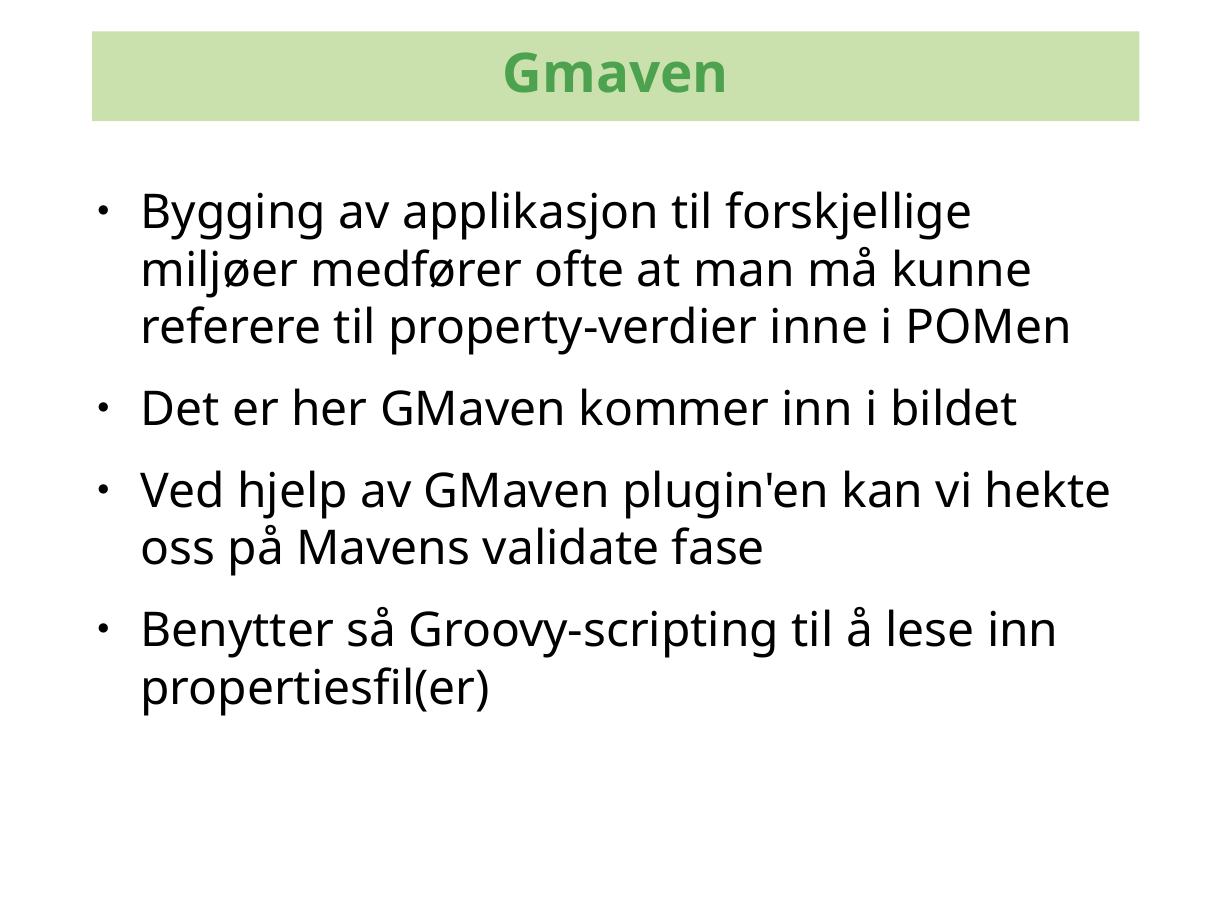
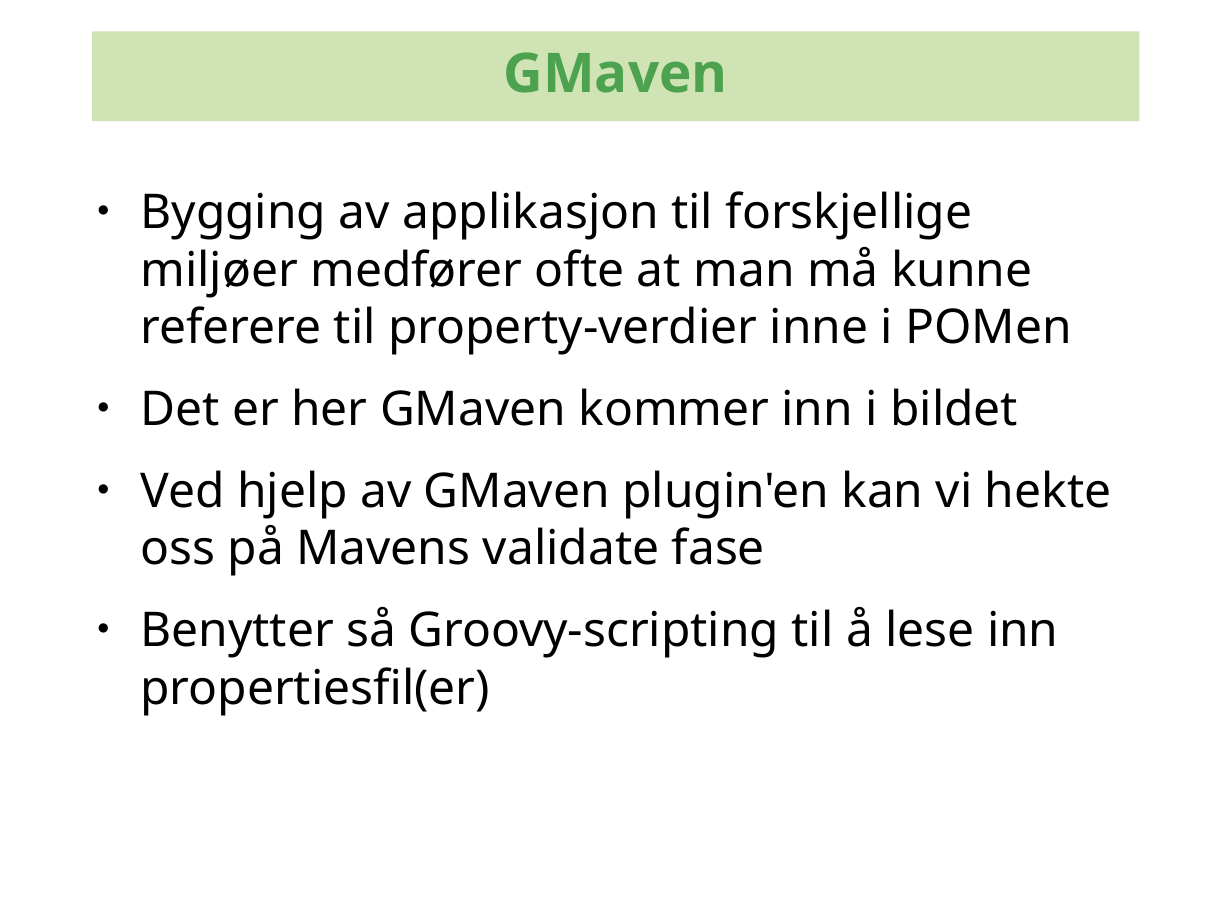
Before and after one commit to kenglxn/seam-maven-refimpl, a slide deck: slide 10 of sandbox/loo/gmaven-lynforedrag/gmaven-lynforedrag.odp (slide 9 before the commit). Drawn at 1232x924 pixels with LibreOffice and Linux fonts; fonts in the diff are those of the drawing; background and template pictures are left out. Boxes give left, top, right and bottom in pixels: in the first picture for what was removed or moved away, otherwise in the second. Text is boxed around its words. In the diff, an @@ line names an element or a change of style, - is before the commit and + after.

Commit message:
Updated GMaven lightning talk

```diff
--- a/sandbox/loo/gmaven-lynforedrag/gmaven-lynforedrag.odp
+++ b/sandbox/loo/gmaven-lynforedrag/gmaven-lynforedrag.odp
@@ rectangle "GMaven" at [92,31,1140,121]: fill #CAE0AD to #CAE0AD at 90% opacity @@
@@ text in rectangle at [504,52,728,93]: text changed @@
-Gmaven
+GMaven
```
Also in this commit, not shown: 27 other slides changed, 2 slides added, 5 other files.
